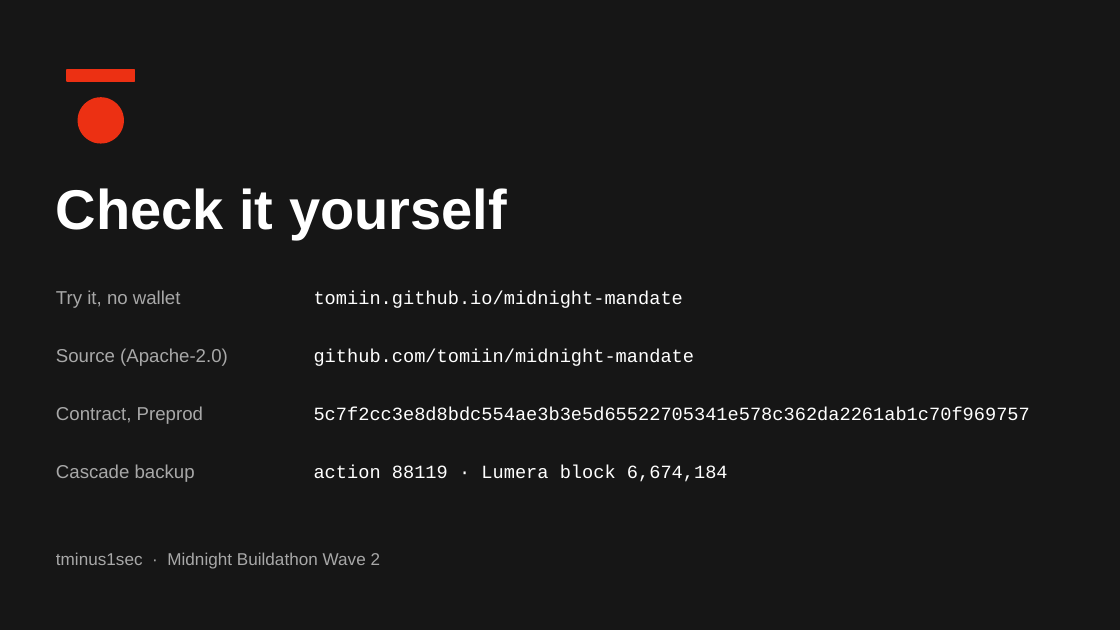
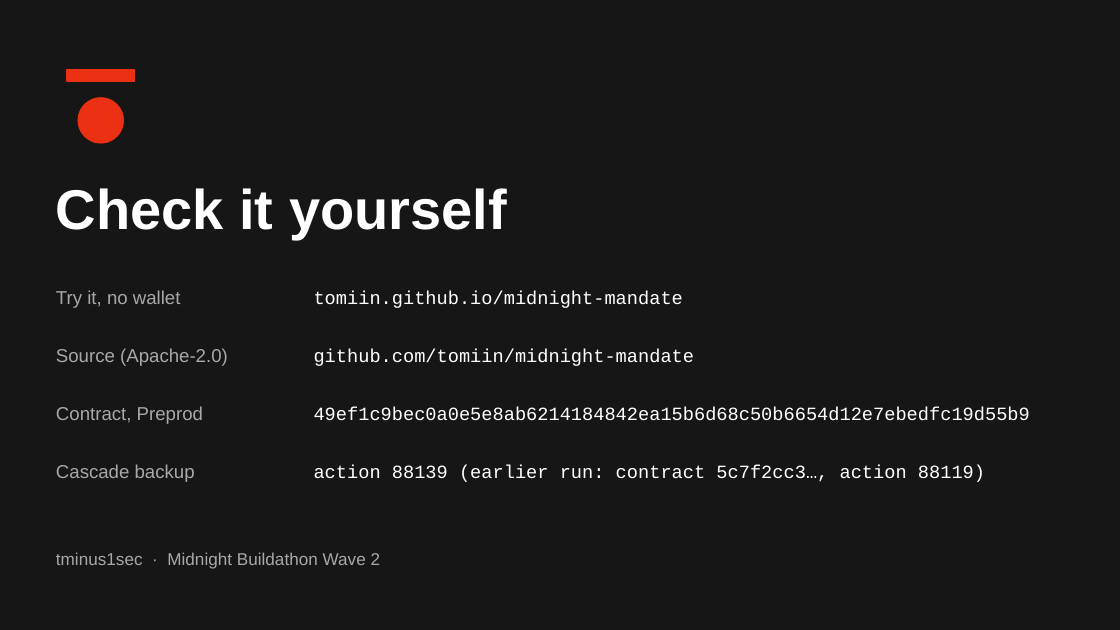
Before and after one commit to tomiin/midnight-mandate, a slide deck: slide 11 of docs/deck/Mandate-Wave2-deck.pptx. Drawn at 1120x630 pixels with LibreOffice and Linux fonts; fonts in the diff are those of the drawing. Boxes give left, top, right and bottom in pixels: in the first picture for what was removed or moved away, otherwise in the second. Text is boxed around its words. In the diff, an @@ line names an element or a change of style, - is before the commit and + after.

```diff
--- a/docs/deck/Mandate-Wave2-deck.pptx
+++ b/docs/deck/Mandate-Wave2-deck.pptx
@@ text at box(314, 402, 1064, 447): text changed @@
-5c7f2cc3e8d8bdc554ae3b3e5d65522705341e578c362da2261ab1c70f969757
+49ef1c9bec0a0e5e8ab6214184842ea15b6d68c50b6654d12e7ebedfc19d55b9
@@ text at box(314, 465, 985, 482): text changed @@
-action 88119 · Lumera block 6,674,184
+action 88139 (earlier run: contract 5c7f2cc3…, action 88119)
```
Also in this commit, not shown: 2 other slides changed, 4 other files.
